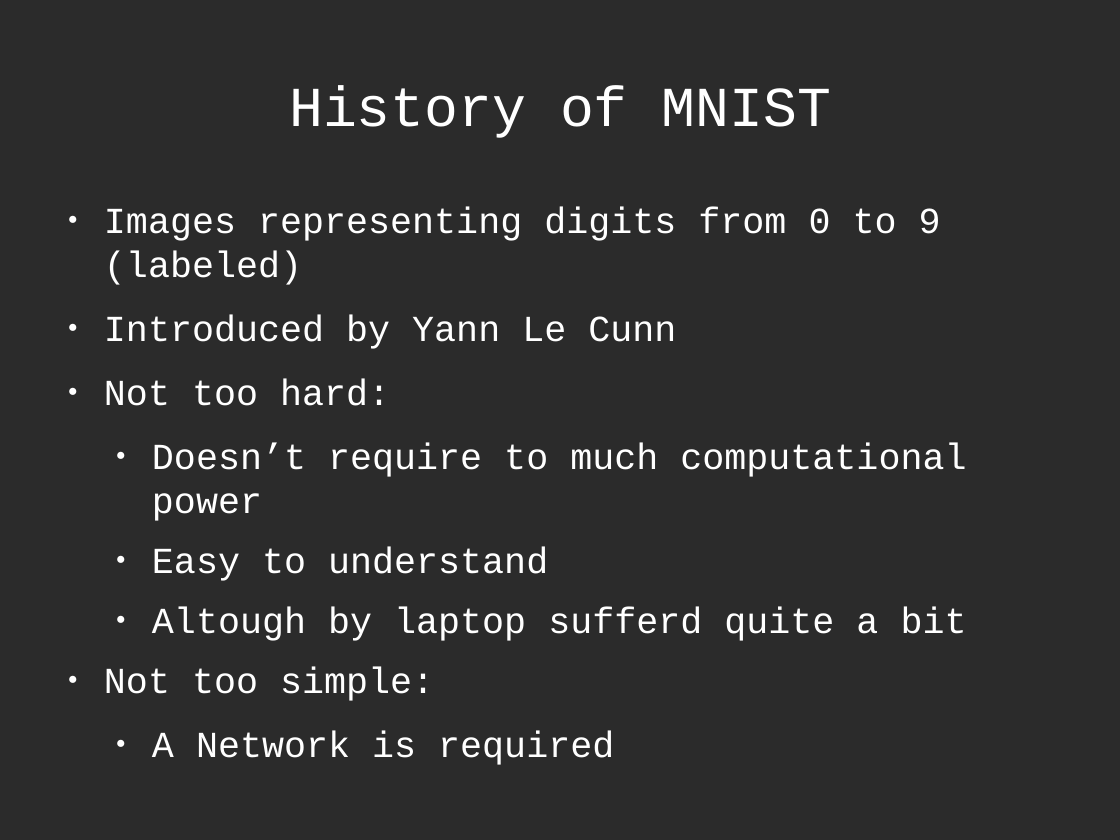
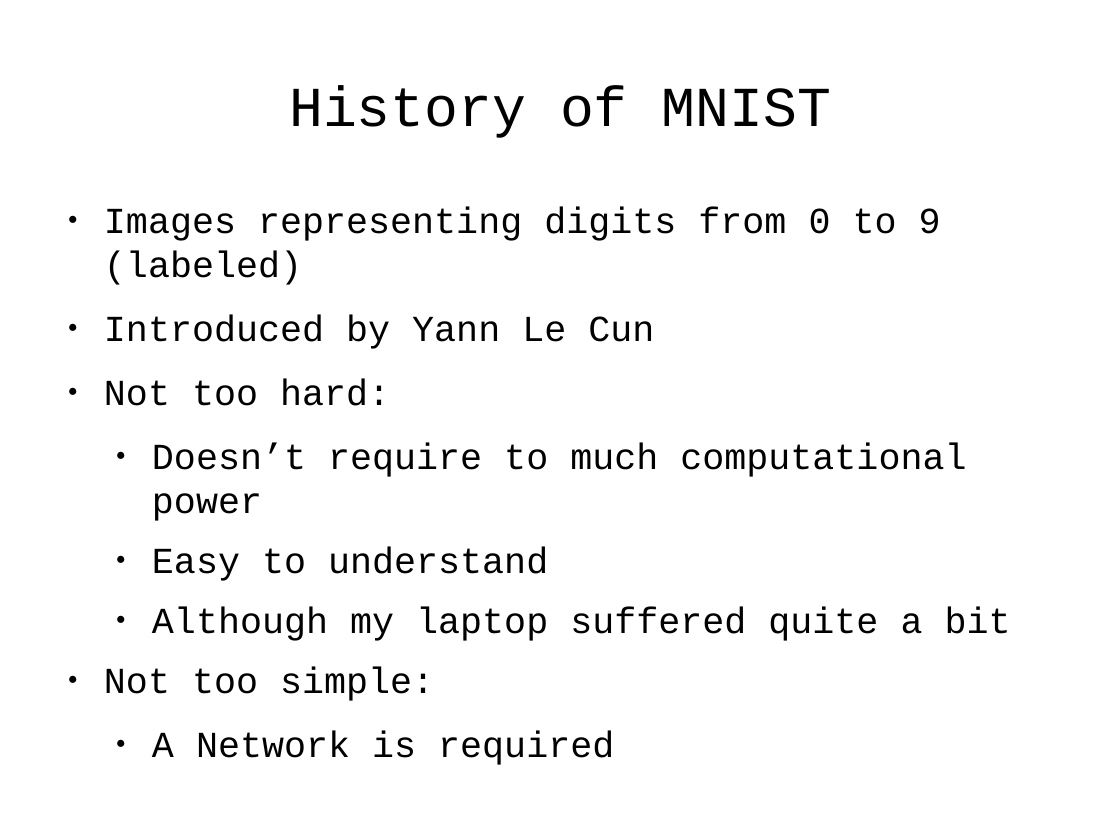
Before and after one commit to antonio-petrillo/ProgettoNNDL, a slide deck: slide 2 of presentation/presentazione.odp. Drawn at 1120x840 pixels with LibreOffice and Linux fonts; fonts in the diff are those of the drawing; background and template pictures are left out; a plain dark background stands for a picture behind light text. Boxes give left, top, right and bottom in pixels: in the first picture for what was removed or moved away, otherwise in the second. Text is boxed around its words. In the diff, an @@ line names an element or a change of style, - is before the commit and + after.

```diff
--- a/presentation/presentazione.odp
+++ b/presentation/presentazione.odp
@@ background picture (left out) to #FFFFFF @@
@@ title "History of MNIST" at <box>289,85,831,138</box>: text colour #FFFFFF to #000000 @@
@@ text at <box>104,207,966,701</box>: text colour #FFFFFF to #000000 in "Images representing digits from 0 to 9 ...", "Not too hard:", "Doesn’t require to much computational power", "Easy to understand" and 2 more places; bullet colour #FFFFFF to #000000 @@
@@ text at <box>104,315,654,349</box>: text changed; text colour #FFFFFF to #000000 @@
-● Introduced by Yann Le Cunn
+● Introduced by Yann Le Cun
@@ text at <box>152,607,1011,641</box>: text changed; text colour #FFFFFF to #000000 @@
-  ● Altough by laptop sufferd quite a bit
+  ● Although my laptop suffered quite a bit
```
Also in this commit, not shown: 8 other slides changed, 5 slides added, 5 slides removed, 2 other files.
